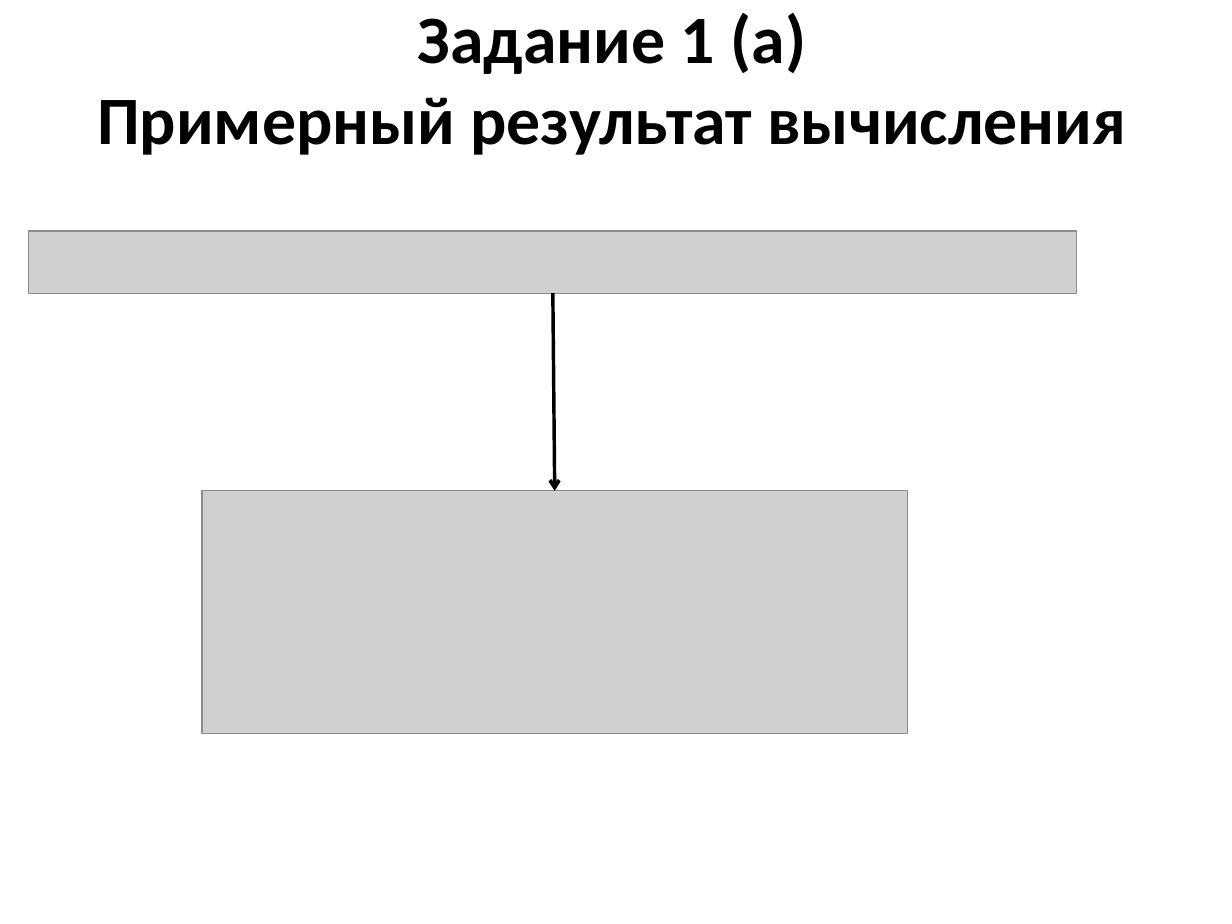
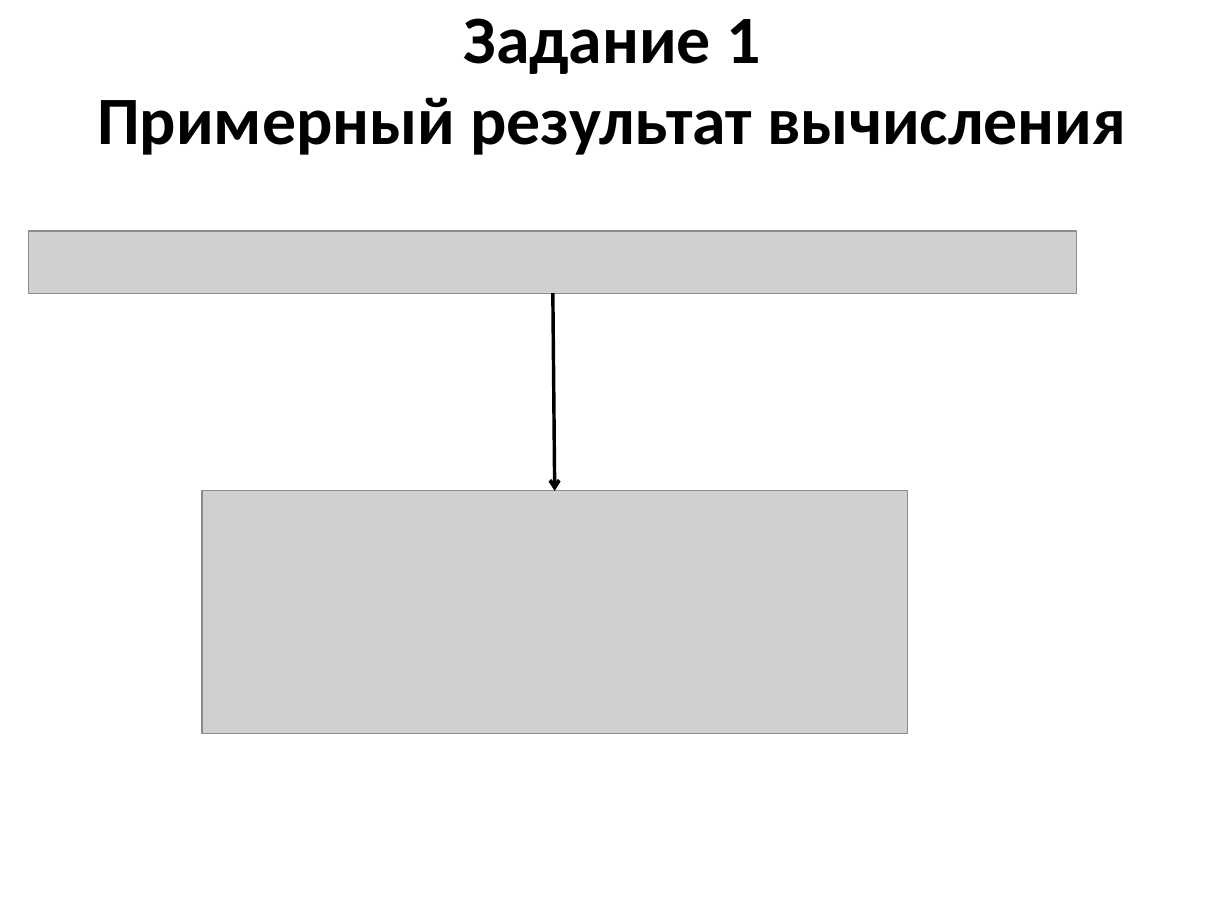
Before and after one commit to mbdatateach/site, a slide deck: slide 6 of sharp/1 Знакомство.pptx. Drawn at 1232x924 pixels with LibreOffice and Linux fonts; fonts in the diff are those of the drawing; grey boxes stand for pictures. Boxes give left, top, right and bottom in pixels: in the first picture for what was removed or moved away, otherwise in the second. Text is boxed around its words. In the diff, an @@ line names an element or a change of style, - is before the commit and + after.

```diff
--- a/sharp/1 Знакомство.pptx
+++ b/sharp/1 Знакомство.pptx
@@ title at box(97, 18, 1126, 155): text changed @@
-Задание 1 (a)
-Примерный результат вычисления
+Задание 1
+Примерный результат вычисления
```
Also in this commit, not shown: 2 other slides changed, 3 slides added, 1 slide removed, 8 other files.
